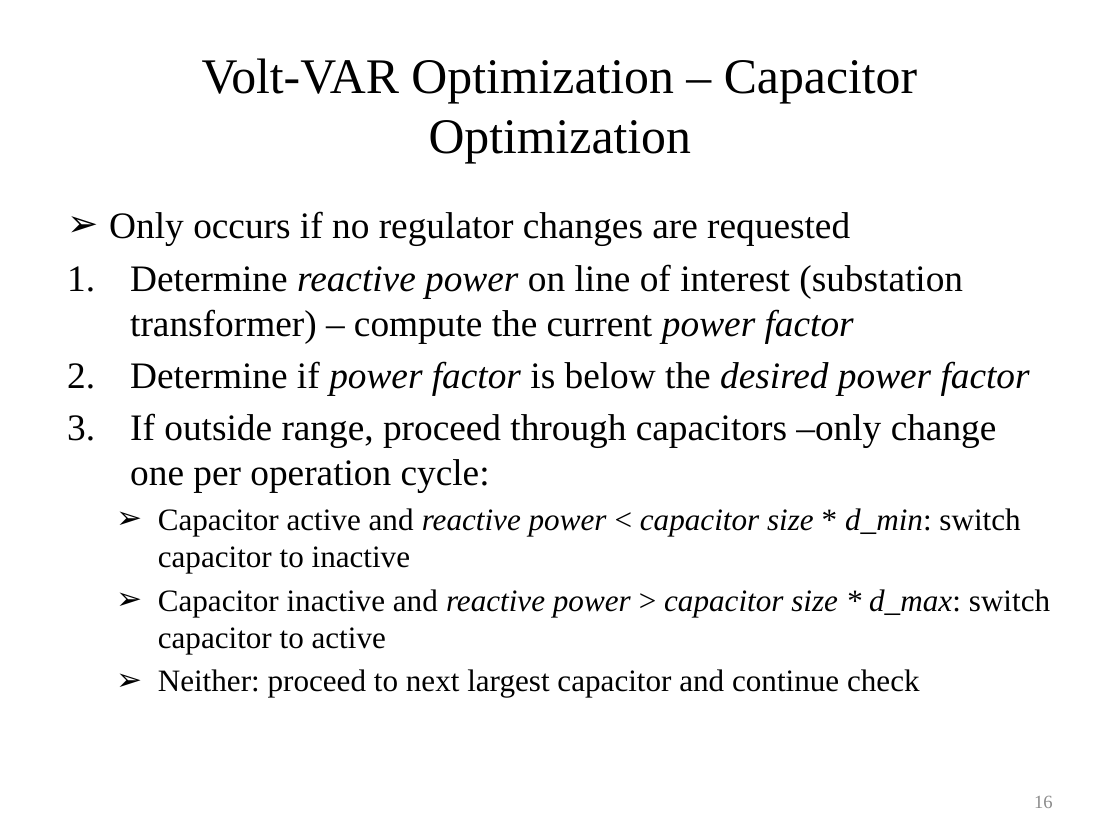
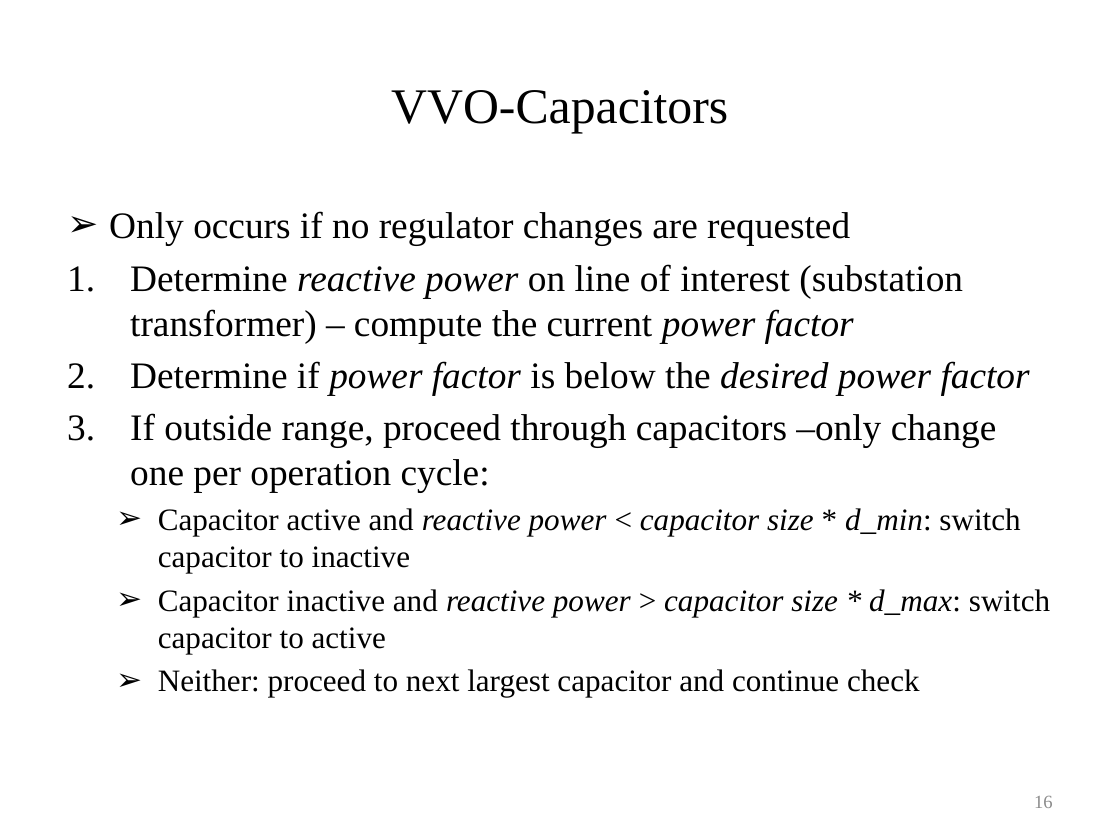
Before and after one commit to gridlab-d/course, a slide deck: slide 16 of University of Washington Class/Module 6 - Volt-VAR Optimization.pptx. Drawn at 1120x840 pixels with LibreOffice and Linux fonts; fonts in the diff are those of the drawing. Boxes give left, top, right and bottom in pixels: in the first picture for what was removed or moved away, otherwise in the second. Text is boxed around its words. In the diff, an @@ line names an element or a change of style, - is before the commit and + after.

```diff
--- a/University of Washington Class/Module 6 - Volt-VAR Optimization.pptx
+++ b/University of Washington Class/Module 6 - Volt-VAR Optimization.pptx
@@ title at [391, 90, 728, 133]: text changed @@
-Volt-VAR Optimization – Capacitor Optimization
+VVO-Capacitors
```
Also in this commit, not shown: 9 other slides changed.
